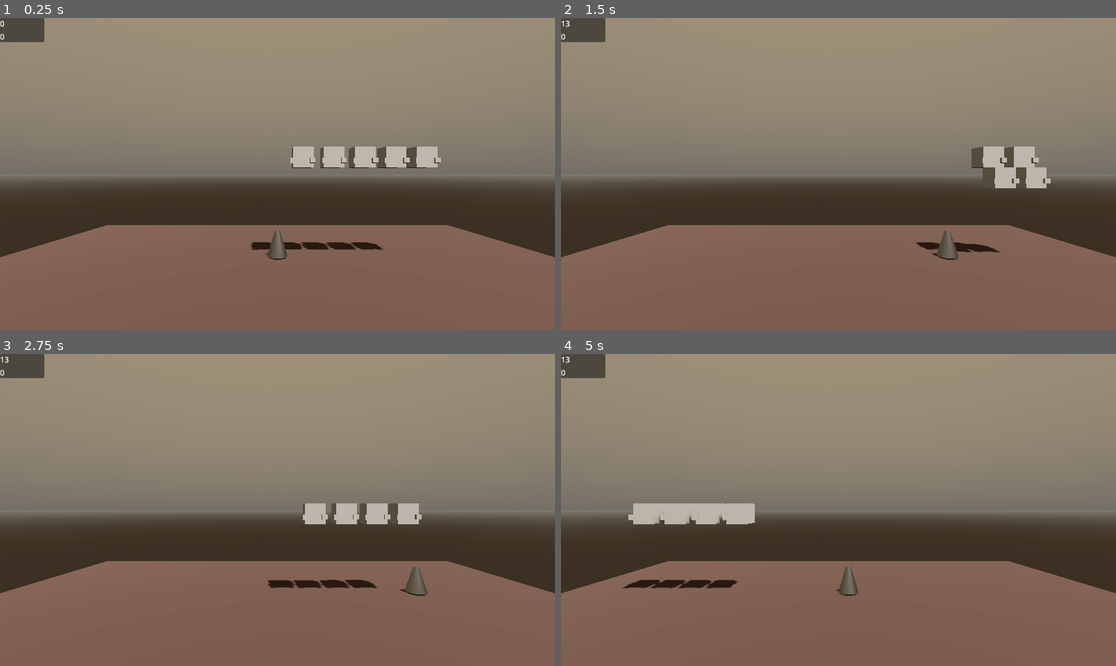
Above: before the commit, frames 1-4 (two rows, left to right).
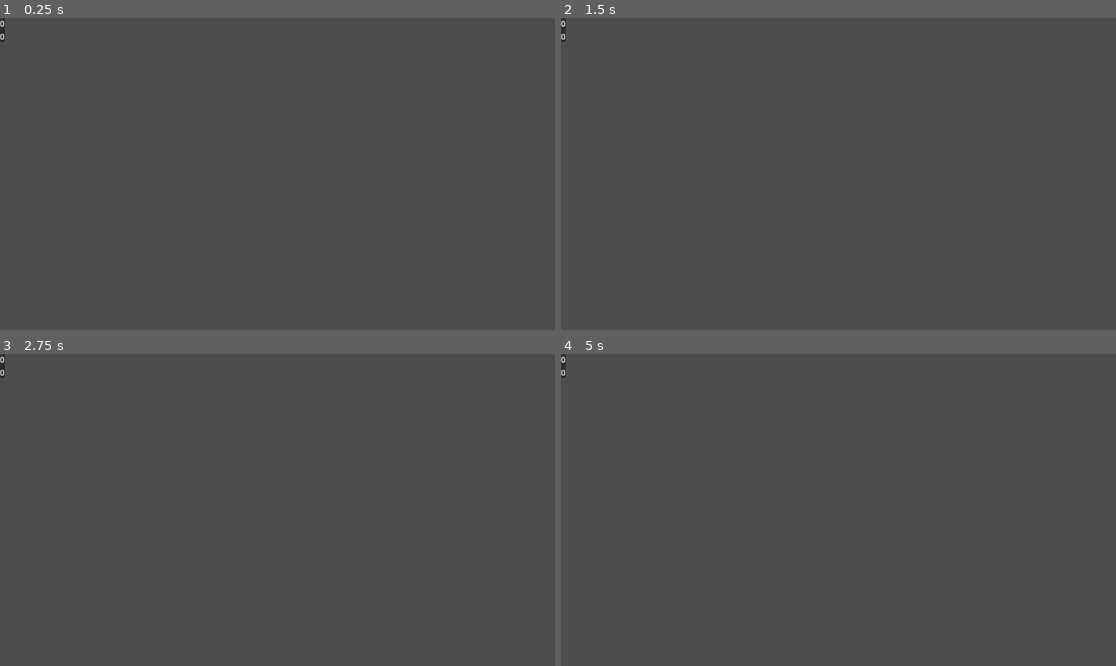
Above: after the commit, the same moments.

Repository: unblinky/space-invaded
Game: Godot game, scene res://Main/Main.tscn
Same seed, same stepped clock (60 frames per second), same inputs: the game is played once before the commit and once after it.
Inputs (mouse positions are in pixels of both pictures, inside the frame that each line leads up to):
- Up to frame 1 (0.25 s): no input
- Up to frame 2 (1.5 s): move the mouse to (960, 158) at 0.52 s; hold D (move_right) 0.53-1.28 s; click (960, 158) at 0.6 s; move the mouse to (727, 189) at 1.27 s; hold A (move_left) from 1.28 s (still down); click (727, 189) at 1.35 s
- Up to frame 3 (2.75 s): move the mouse to (333, 441) at 2.02 s; release A (move_left) at 2.03 s; hold D (move_right) from 2.03 s (still down); click (333, 441) at 2.1 s
- Up to frame 4 (5 s): move the mouse to (810, 572) at 2.77 s; click (810, 572) at 2.85 s; move the mouse to (1005, 556) at 3.52 s; release D (move_right) at 3.53 s; hold A (move_left) from 3.53 s (still down); click (1005, 556) at 3.6 s; move the mouse to (672, 463) at 4.27 s; click (672, 463) at 4.35 s

The runs differ from the first frame. In frame 1, 96% of the frame differs, in the area x 0-100%, y 0-100%; in frame 2, 96%; in frame 3, 97%; in frame 4, 97%.

Commit message:
Fleet interaction needs work.

Diff:
--- a/Code/Invader/Invader.gd
+++ b/Code/Invader/Invader.gd
@@ -1,31 +1,26 @@
 extends Area3D
 class_name Invader
 
-var row_height = 1.0 # meters.
+var score_board: ScoreBoard
+var main: Main
 var speed: float = 5.0 # m / sec.
-var bounds: float = 10.0
-var score_board: ScoreBoard
+var points: int = 13
 
 func _ready():
 	area_entered.connect(OnAreaEntered)
 
+
 func _process(delta):
 	position.x += speed * delta
 
-	if position.x > bounds:
-		position.x = bounds
-		speed *= -1
-		position.y -= row_height
-
-	if position.x < -bounds:
-		position.x = -bounds
-		speed *= -1
-		position.y -= row_height
 
 func OnAreaEntered(other_area: Area3D):
 	if other_area is Lazer:
-		score_board.UpdateScore(13)
+		score_board.UpdateScore(points)
+		main.invaders.erase(other_area) # TODO: Not erasing.
 		other_area.queue_free()
+		#call_deferred("queue_free")
 		queue_free()
 	if other_area is Ship:
 		print("GameOver / Ship life?")
+		main.game_over.show()
--- a/Code/Main/Main.gd
+++ b/Code/Main/Main.gd
@@ -2,16 +2,48 @@
 class_name Main
 
 const INVADER = preload("res://Invader/Invader.tscn")
+
 @onready var score_board = $ScoreBoard
+@onready var play_button = $GameOver/VBox/PlayButton
+@onready var game_over = $GameOver
+
+var invaders: Array
+var bounds: float = 10.0
+var row_height = 1.5 # meters.
 
 func _ready():
+	get_tree().change_scene_to_file("res://ScoreBoard/ScoreBoard.tscn")
+	play_button.pressed.connect(OnPlayPressed)
+	game_over.hide()
 	SpawnInvader()
 
+func OnPlayPressed():
+	get_tree().reload_current_scene()
+
+
 func SpawnInvader():
-	# HACK: Do this better!
+	invaders.clear()
+
 	for i in 5:
 		var invader = INVADER.instantiate()
 		invader.score_board = score_board
-		invader.position.x += i * 1.5
+		invader.main = self
+		invader.position.x += i * row_height
 		invader.position.y = 5
+		invaders.append(invader)
 		add_child(invader)
+
+func _process(delta):
+	for invader in invaders:
+		if invader != null:
+			if invader.position.x > bounds:
+				Drop()
+
+			if invader.position.x < -bounds:
+				Drop()
+
+func Drop():
+	for invader in invaders:
+		if invader != null:
+			invader.speed *= -1
+			invader.position.y -= row_height
--- a/Code/Main/Main.tscn
+++ b/Code/Main/Main.tscn
@@ -48,3 +48,22 @@
 [node name="ScoreBoard" parent="." instance=ExtResource("4_5b10y")]
 offset_right = 92.0
 offset_bottom = 50.0
+
+[node name="GameOver" type="PanelContainer" parent="."]
+offset_left = 488.0
+offset_top = 234.0
+offset_right = 667.0
+offset_bottom = 363.0
+
+[node name="VBox" type="VBoxContainer" parent="GameOver"]
+layout_mode = 2
+
+[node name="Label" type="Label" parent="GameOver/VBox"]
+layout_mode = 2
+text = "Game Over"
+horizontal_alignment = 1
+
+[node name="PlayButton" type="Button" parent="GameOver/VBox"]
+layout_mode = 2
+size_flags_vertical = 3
+text = "Play Again?"
